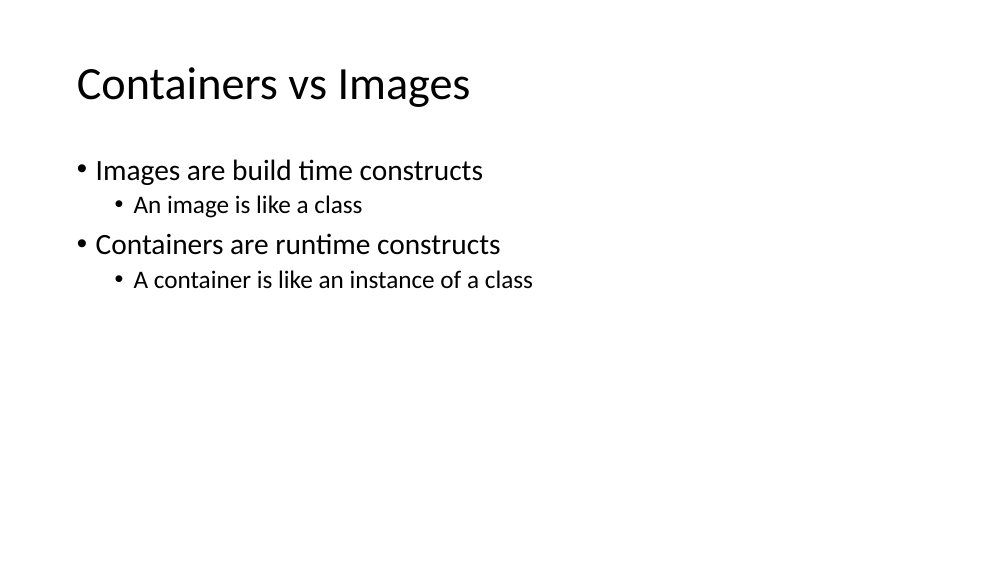
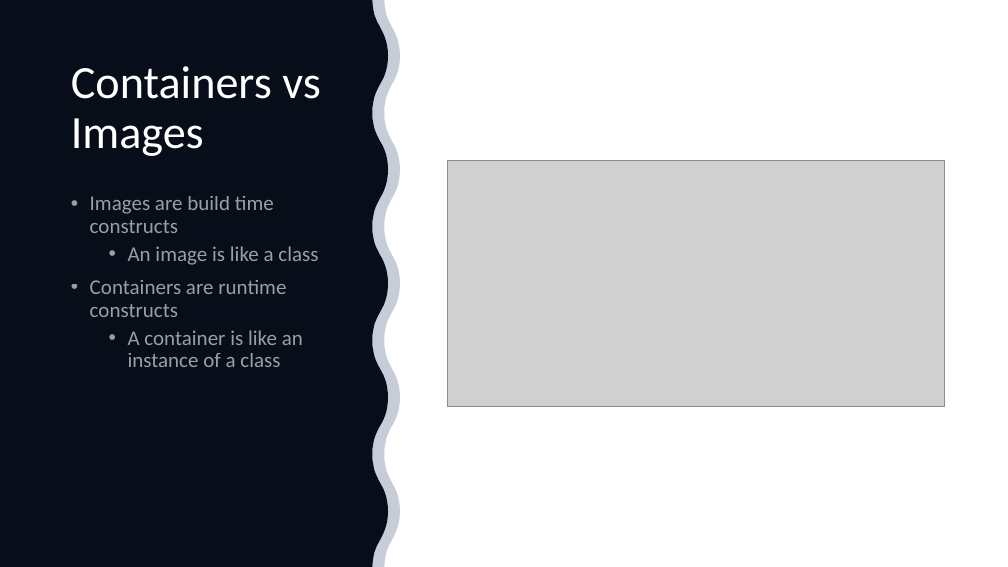
Before and after one commit to dvdmrk/DockerPresentation, a slide deck: slide 24 of Slides/DockerPresentation.pptx (slide 23 before the commit). Drawn at 1008x567 pixels with LibreOffice and Linux fonts; fonts in the diff are those of the drawing; grey boxes stand for pictures. Boxes give left, top, right and bottom in pixels: in the first picture for what was removed or moved away, otherwise in the second. Text is boxed around its words. In the diff, an @@ line names an element or a change of style, - is before the commit and + after.

```diff
--- a/Slides/DockerPresentation.pptx
+++ b/Slides/DockerPresentation.pptx
@@ freeform shape added at [0, 0, 388, 567], fill #000000 @@
@@ freeform shape added at [0, 0, 400, 567], fill #203864 at 25% opacity @@
@@ title "Containers vs Images" at [71, 66, 321, 156]: text colour #000000 to #FFFFFF; vertical alignment middle to top @@
@@ picture added at [448, 160, 945, 407] @@
@@ text "Images are build time constructs": place and size @@
-text "Images are build time constructs" at [96, 159, 533, 289]
+text "Images are build time constructs" at [90, 196, 318, 367]
@@ text "Images are build time constructs" at [90, 196, 318, 367]: size 28 to 20 pt in "Images are build time constructs", "Containers are runtime constructs"; text colour #000000 to #FFFFFF at 60% opacity; size 24 to 20 pt in "An image is like a class", "A container is like an instance of ..." @@
```
Also in this commit, not shown: 7 other slides changed, 7 slides added, 4 slides removed, 59 other files.
